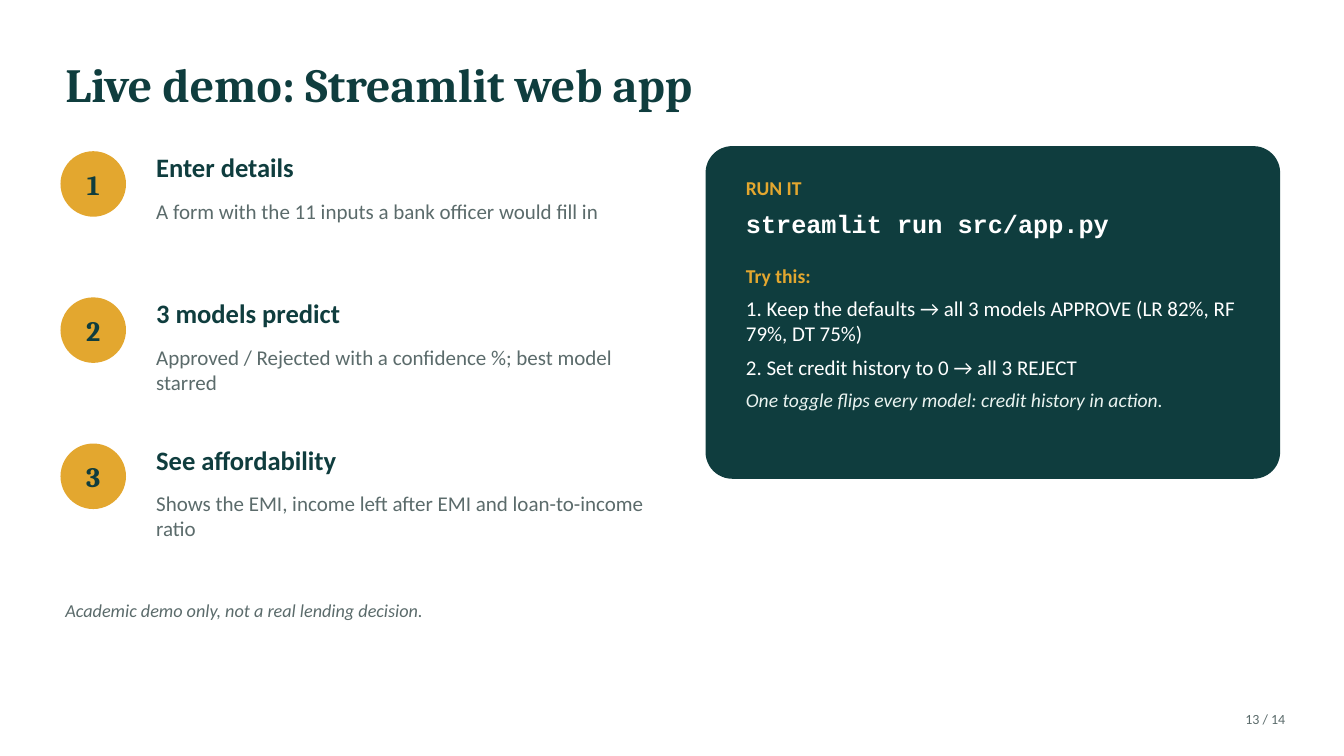
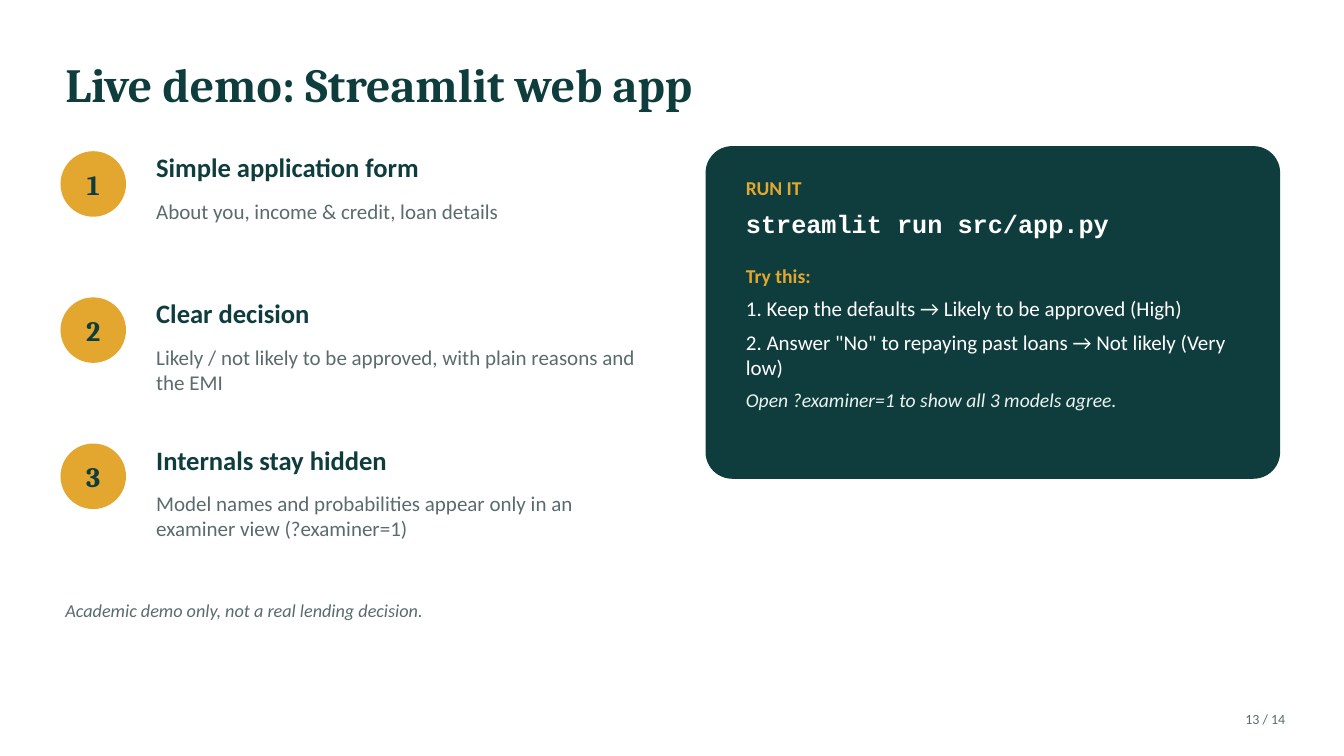
Before and after one commit to agamjotdhingra/loan-approval, a slide deck: slide 13 of docs/Loan_Approval_Presentation.pptx. Drawn at 1344x756 pixels with LibreOffice and Linux fonts; fonts in the diff are those of the drawing. Boxes give left, top, right and bottom in pixels: in the first picture for what was removed or moved away, otherwise in the second. Text is boxed around its words. In the diff, an @@ line names an element or a change of style, - is before the commit and + after.

```diff
--- a/docs/Loan_Approval_Presentation.pptx
+++ b/docs/Loan_Approval_Presentation.pptx
@@ text at [156,158,418,182]: text changed @@
-Enter details
+Simple application form
@@ text at [156,204,498,223]: text changed @@
-A form with the 11 inputs a bank officer would fill in
+About you, income & credit, loan details
@@ text at [156,304,310,324]: text changed @@
-3 models predict
+Clear decision
@@ text at [746,301,1226,411]: text changed @@
-1. Keep the defaults → all 3 models APPROVE (LR 82%, RF 79%, DT 75%)
-2. Set credit history to 0 → all 3 REJECT
-One toggle flips every model: credit history in action.
+1. Keep the defaults → Likely to be approved (High)
+2. Answer "No" to repaying past loans → Not likely (Very low)
+Open ?examiner=1 to show all 3 models agree.
@@ text at [156,350,634,390]: text changed @@
-Approved / Rejected with a confidence %; best model starred
+Likely / not likely to be approved, with plain reasons and the EMI
@@ text at [156,451,387,475]: text changed @@
-See affordability
+Internals stay hidden
@@ text at [156,496,572,539]: text changed @@
-Shows the EMI, income left after EMI and loan-to-income ratio
+Model names and probabilities appear only in an examiner view (?examiner=1)
```
Also in this commit, not shown: 12 other files.
